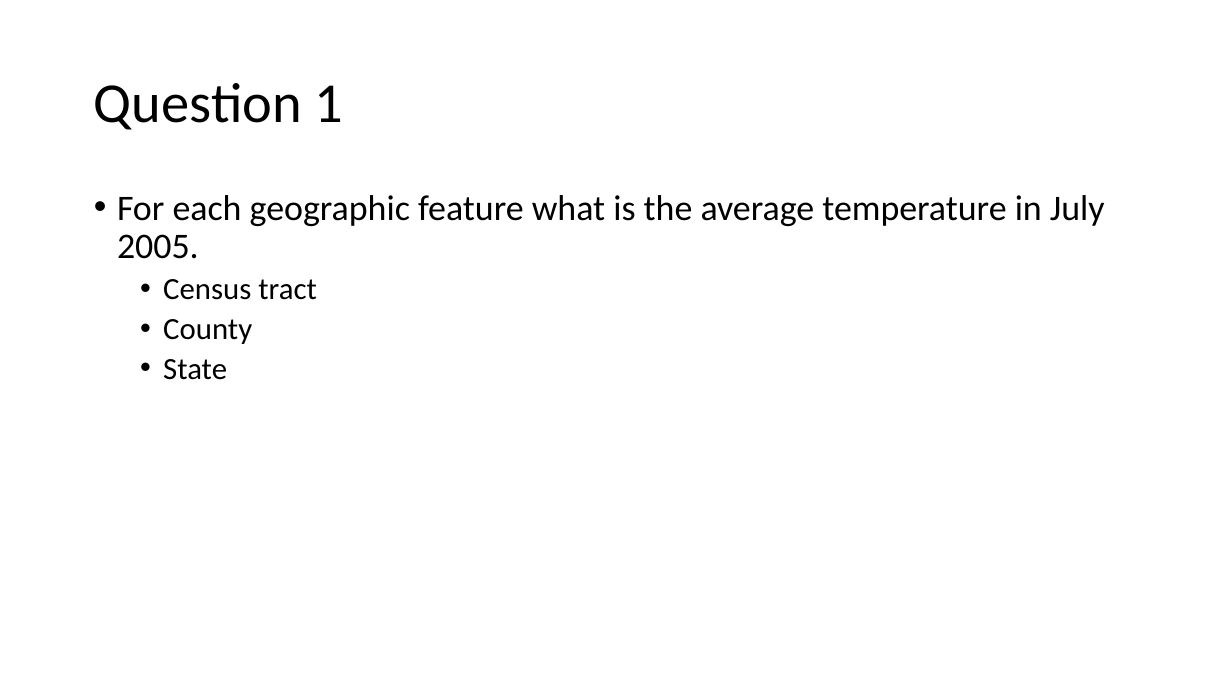
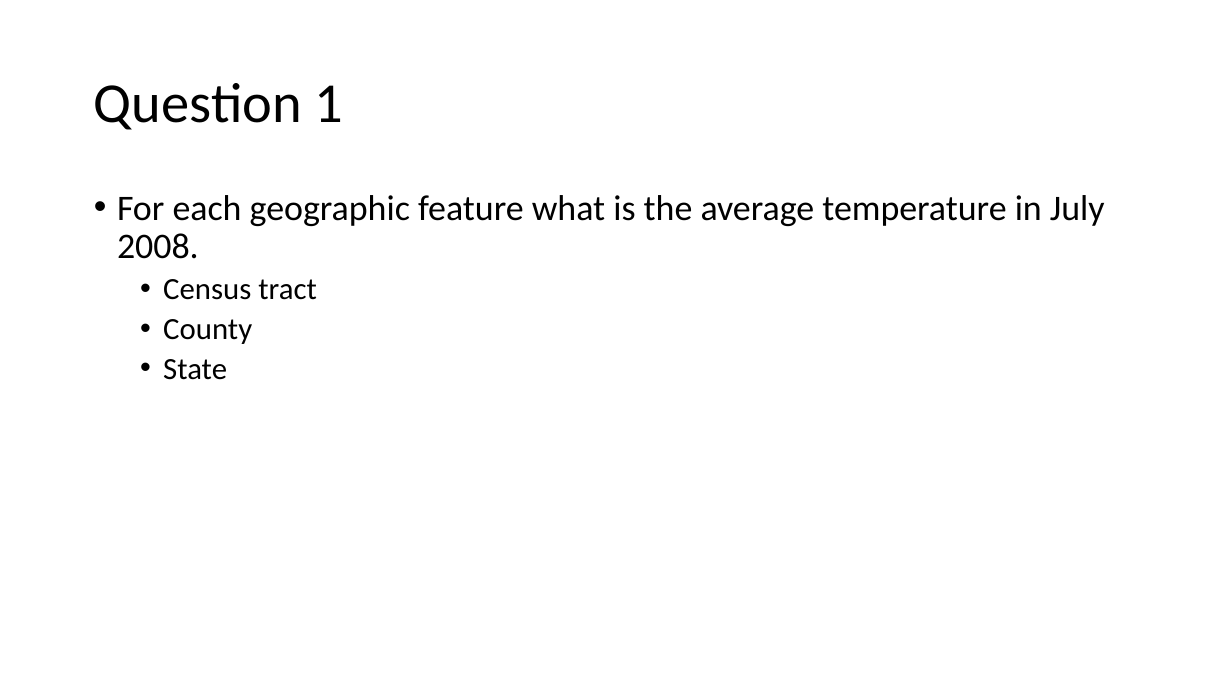
Before and after one commit to MGIS-UMN/GIS5577_week6, a slide deck: slide 3 of Spatial_Questions.odp. Drawn at 1232x693 pixels with LibreOffice and Linux fonts; fonts in the diff are those of the drawing. Boxes give left, top, right and bottom in pixels: in the first picture for what was removed or moved away, otherwise in the second. Text is boxed around its words. In the diff, an @@ line names an element or a change of style, - is before the commit and + after.

```diff
--- a/Spatial_Questions.odp
+++ b/Spatial_Questions.odp
@@ text at [117,195,1105,259]: text changed @@
-• For each geographic feature what is the average temperature in July 2005.
+• For each geographic feature what is the average temperature in July 2008.
```
